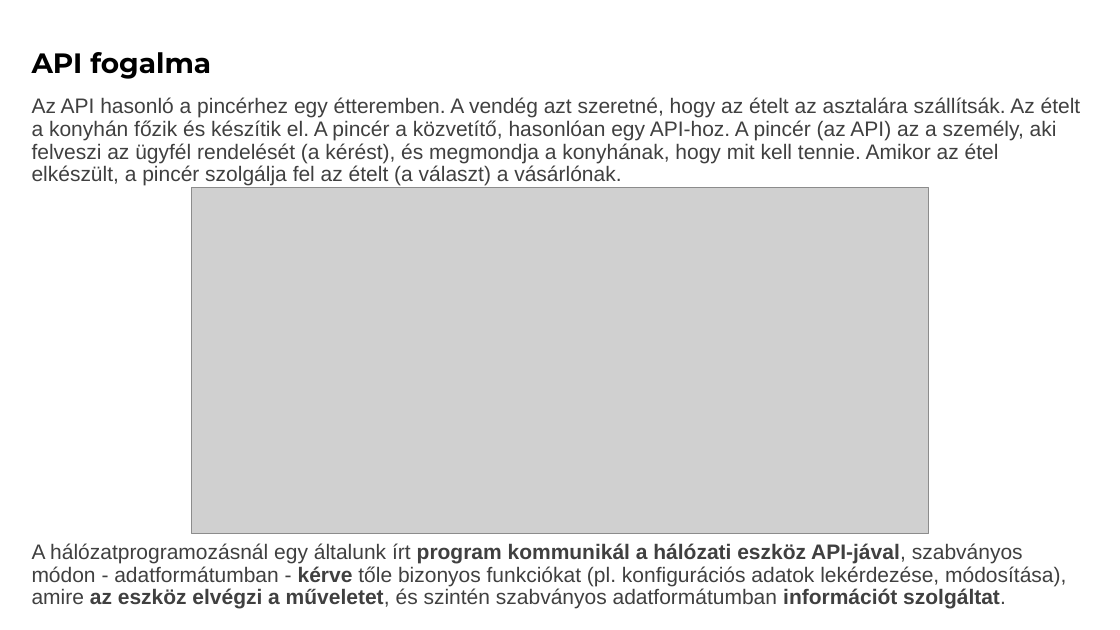
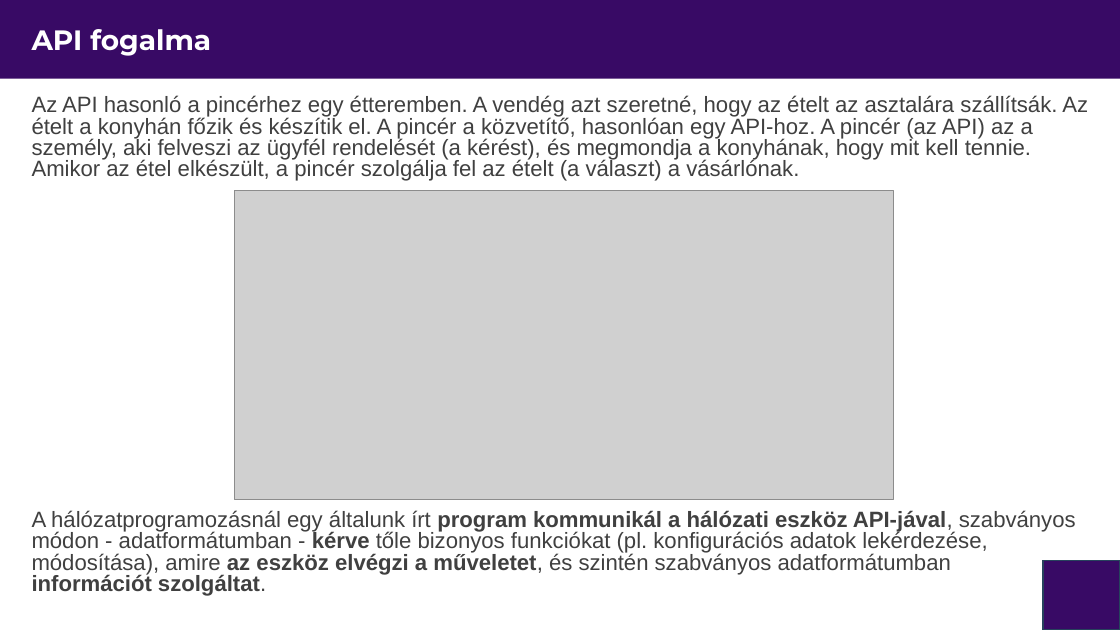
Before and after one commit to itmp-hu/itmp-halozatok-programozasa, a slide deck: slide 5 of module-2/Hálózatprogramozás és automatizáció-2.pptx (slide 4 before the commit). Drawn at 1120x630 pixels with LibreOffice and Linux fonts; fonts in the diff are those of the drawing; grey boxes stand for pictures; background and template pictures are left out. Boxes give left, top, right and bottom in pixels: in the first picture for what was removed or moved away, otherwise in the second. Text is boxed around its words. In the diff, an @@ line names an element or a change of style, - is before the commit and + after.

```diff
--- a/module-2/Hálózatprogramozás és automatizáció-2.pptx
+++ b/module-2/Hálózatprogramozás és automatizáció-2.pptx
@@ rectangle added at (x1=0, y1=0, x2=1120, y2=79), fill #380A65 @@
@@ title "API fogalma" at (x1=32, y1=29, x2=211, y2=56): text colour #000000 to #FFFFFF @@
@@ text "Az API hasonló a pincérhez ..." at (x1=32, y1=95, x2=1088, y2=596): size 18 to 19 pt; line spacing 0.9 to 0.8 @@
@@ picture resized from (x1=192, y1=187, x2=928, y2=534) to (x1=234, y1=190, x2=893, y2=500) @@
@@ rounded rectangle added at (x1=1044, y1=560, x2=1120, y2=630), fill #380A65, outline #28445D 1 pt @@
```
Also in this commit, not shown: 23 other slides changed, 1 slide added, 2 other files.
